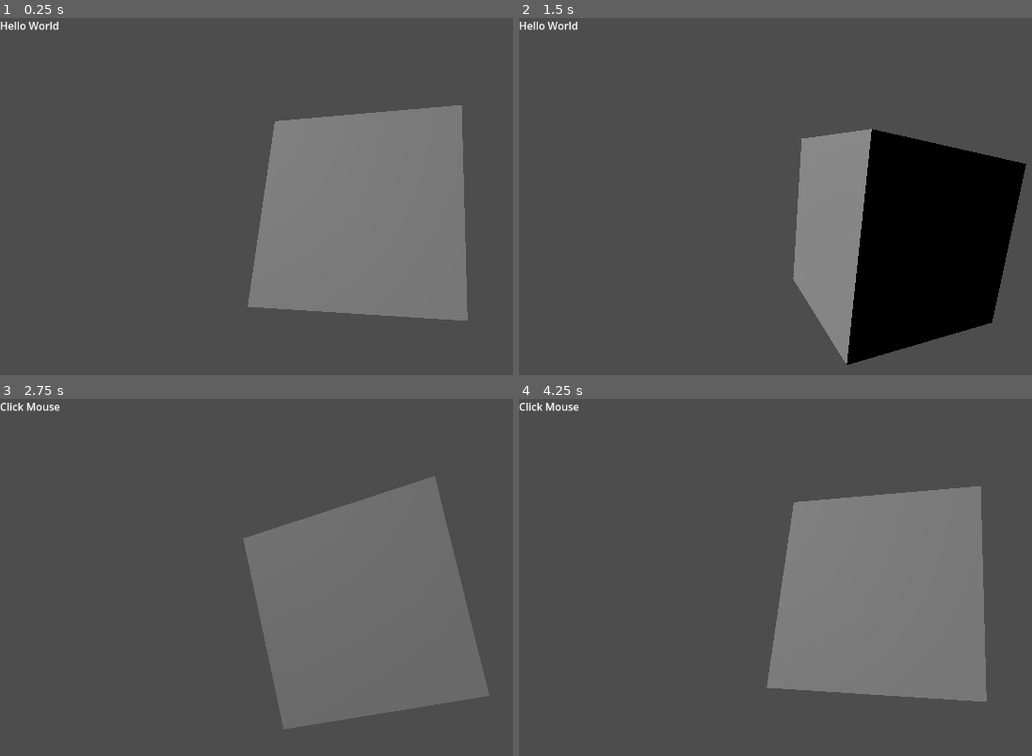
Above: before the commit, frames 1-4 (two rows, left to right).
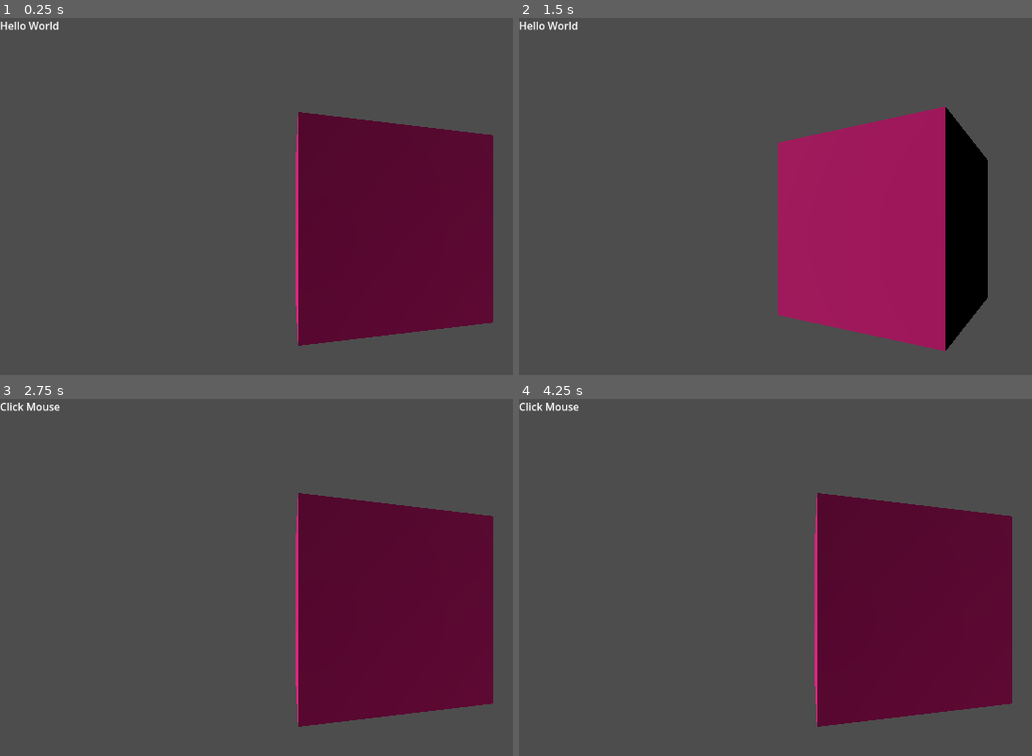
Above: after the commit, the same moments.

Repository: HelloGodotPi/2026_03_04_godot_mon_beau_cube
Game: Godot game, scene res://_/scene/mon_beau_cube.tscn
Same seed, same stepped clock (60 frames per second), same inputs: the game is played once before the commit and once after it.
Inputs (mouse positions are in pixels of both pictures, inside the frame that each line leads up to):
- Up to frame 1 (0.25 s): no input
- Up to frame 2 (1.5 s): move the mouse to (outside the picture) at 0.52 s; click (outside the picture) at 0.67 s; move the mouse to (744, 250) at 1.27 s; click (744, 250) at 1.42 s
- Up to frame 3 (2.75 s): move the mouse to (451, 516) at 2.02 s; click (451, 516) at 2.17 s
- Up to frame 4 (4.25 s): tap Enter at 2.75, 3.5 s; move the mouse to (857, 695) at 2.77 s; click (857, 695) at 2.92 s; move the mouse to (outside the picture) at 3.52 s; click (outside the picture) at 3.67 s

The runs differ from the first frame. In frame 1, 27% of the frame differs, in the area x 48-97%, y 24-92%; in frame 2, 23%; in frame 3, 27%; in frame 4, 27%.

Commit message:
Add gitignore and change color to pink

Diff:
--- a/_/scene/mon_beau_cube.tscn
+++ b/_/scene/mon_beau_cube.tscn
@@ -4,6 +4,9 @@
 [ext_resource type="Script" uid="uid://bbdetht0yu0oi" path="res://_/script/rotate_target.gd" id="2_6phic"]
 
 [sub_resource type="BoxMesh" id="BoxMesh_6ibps"]
+
+[sub_resource type="StandardMaterial3D" id="StandardMaterial3D_6phic"]
+albedo_color = Color(0.74631363, 0.017740754, 0.41935462, 1)
 
 [sub_resource type="BoxShape3D" id="BoxShape3D_vs0x0"]
 
@@ -17,12 +20,14 @@
 transform = Transform3D(0.4403466, 0.54620236, -0.71257126, 0, 0.79366136, 0.60835975, 0.89782786, -0.26788914, 0.34948608, 0, 1.1305425, 1.7649448)
 
 [node name="MonBeauCube" type="Node3D" parent="." unique_id=301671598 node_paths=PackedStringArray("target")]
+transform = Transform3D(0.4700262, 0, 0.88265246, 0, 1, 0, -0.88265246, 0, 0.4700262, 0, 0, 0)
 script = ExtResource("2_6phic")
 target = NodePath(".")
 
 [node name="MeshInstance3D" type="MeshInstance3D" parent="MonBeauCube" unique_id=2128953688]
-transform = Transform3D(0.550539, -0.8123753, -0.192232, 0, 0.23027052, -0.97312665, 0.8348094, 0.5357442, 0.12677291, 0, 0, 0)
+transform = Transform3D(0.99999994, 0, 0, 0, 1, 0, 0, 0, 1, 0, 0, 0)
 mesh = SubResource("BoxMesh_6ibps")
+surface_material_override/0 = SubResource("StandardMaterial3D_6phic")
 
 [node name="StaticBody3D" type="StaticBody3D" parent="MonBeauCube" unique_id=243651197]
 script = ExtResource("1_u06mp")
Not shown, added: .gitignore
Not shown, added: .nomedia
